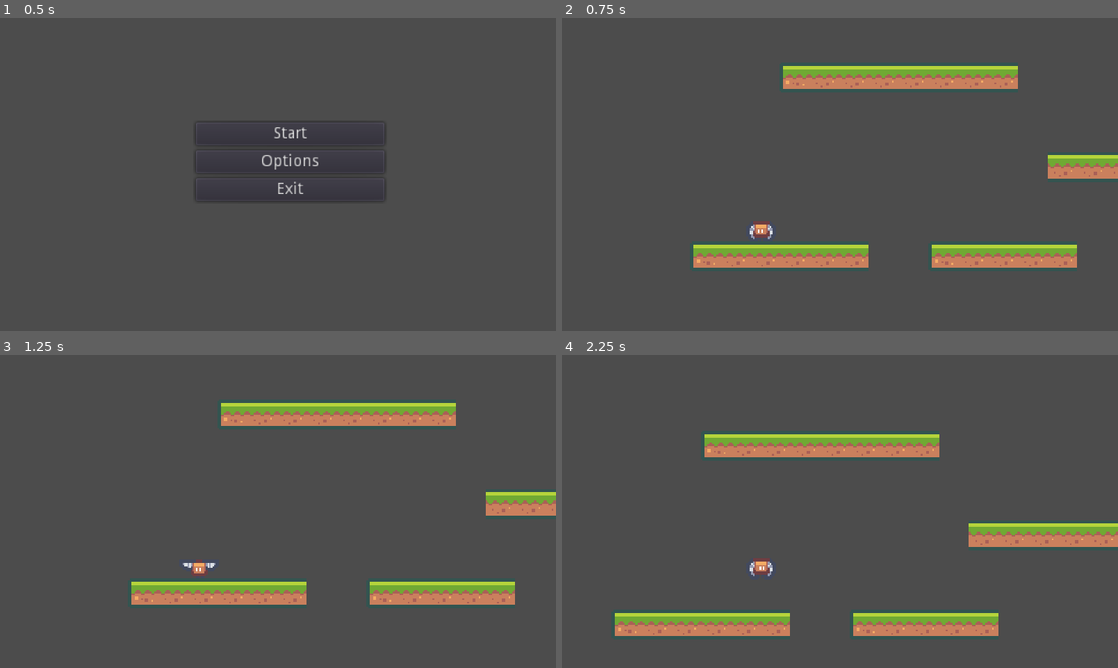
Above: before the commit, frames 1-4 (two rows, left to right).
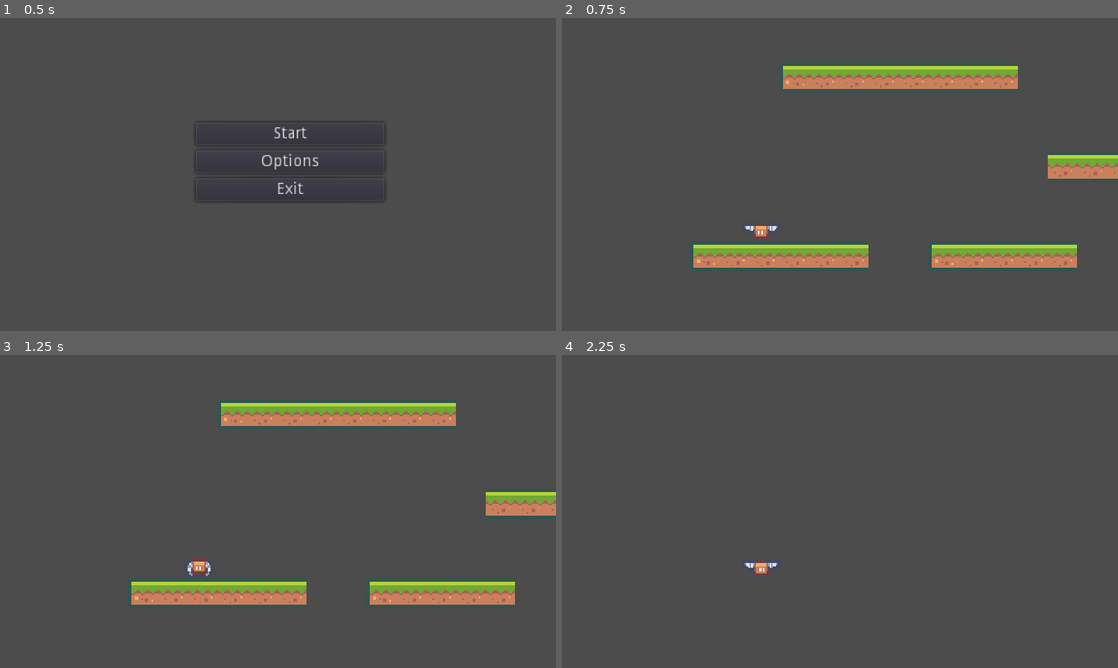
Above: after the commit, the same moments.

Repository: DennisR96/Interaktive-Systeme-Godot-Jump-n-Run
Game: Godot game, scene res://00_Menu.tscn
Two runs of this game, one before a commit and one after it. Both use one fixed random seed, a clock stepped at 60 frames per second and the inputs below.
Inputs:
- Up to frame 1 (0.5 s): no input
- Up to frame 2 (0.75 s): click "Start" at 0.5 s
- Up to frame 3 (1.25 s): no input
- Up to frame 4 (2.25 s): hold D (right) from 1.28 s (still down); tap Space (jump) at 1.35, 1.52, 1.82, 2.1 s

Frame 1 is identical in both runs. In frame 2, 0.1% of the frame differs, in the area x 32-39%, y 64-71%; in frame 3, 0.1%; in frame 4, 12%, in the area x 8-100%, y 24-91%.

Commit message:
changed const to var

Diff:
--- a/01_LevelA.tscn
+++ b/01_LevelA.tscn
@@ -110,6 +110,7 @@
 [node name="Player" type="KinematicBody2D" parent="Game"]
 position = Vector2( 76.8203, 214.82 )
 script = ExtResource( 4 )
+speed = 500
 
 [node name="Camera2D" type="Camera2D" parent="Game/Player"]
 position = Vector2( -120.373, -127.368 )
@@ -127,6 +128,7 @@
 position = Vector2( 0, 0.305107 )
 frames = SubResource( 1 )
 animation = "Walk"
+frame = 1
 playing = true
 
 [node name="CollisionShape2D" type="CollisionShape2D" parent="Game/Player"]
--- a/Player.gd
+++ b/Player.gd
@@ -2,9 +2,9 @@
 
 extends KinematicBody2D
 
-const gravity = 8.1
-const speed = 50						# Geschwindigkei
-const jump_force = -240
+export var gravity = 8.1
+export var speed = 50						# Geschwindigkei
+export var jump_force = -240
 
 var velocity = Vector2.ZERO
 
